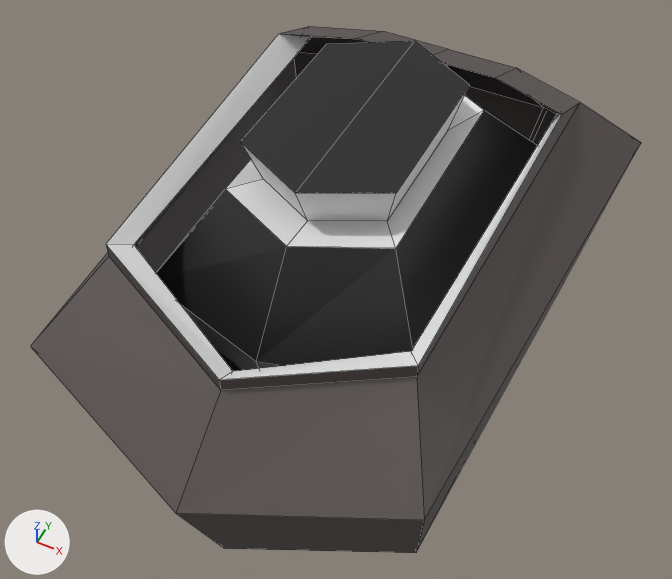
An edit to the Blender file AE Working models/tank.blend, drawn before and after from the same camera.
One viewpoint serves both versions: a 50 mm lens placed at (5.22, -11.1, 14.58), pointed at (0.09, -0.84, 1.76). Every picture has the same lights, and +X, +Y and +Z are marked at lower left. The picture after the commit comes second. Mesh edges are drawn as thin lines.
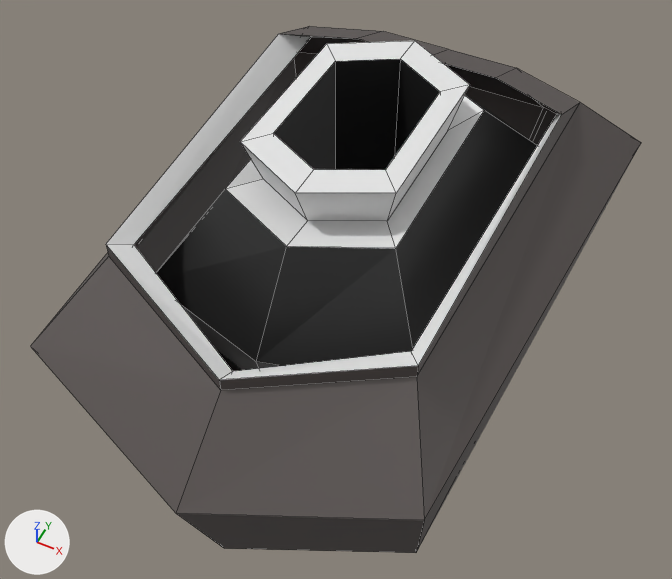
Diff of the bpy script that builds the scene:
```diff
--- a/AE Working models/tank.blend.py
+++ b/AE Working models/tank.blend.py
@@ me_cube_001 @@
 # used by ob_cube_001; location = (-0.07, 0.45, 0.47); scale = (1.04, 1.08, 3.51)
-me_cube_001.from_pydata(...)  # 36 vertices, 34 faces; spans x -2.46..2.45, y -3.57..4.04, z -0.15..1.23
+me_cube_001.from_pydata(...)  # 48 vertices, 46 faces; spans x -2.46..2.45, y -3.57..4.04, z -0.15..1.23
+# me_cube_001 part 1
+# 2 faces are deleted
+# 6 vertices are added at (-1.06, -0.99, 0.44), (-1.06, 1.12, 0.44), (-0.09, 1.67, 0.44), (0.89, 1.12, 0.44), (0.89, -0.99, 0.44), (-0.09, -1.46, 0.44)
+# 6 new vertices lie (0.0, 0.0, 0.79) away from vertices in x -1.06..0.89, y -1.46..1.67, z 0.44
+# 6 new faces join them, mat_teamcolor (white #e7e7e7)
+# 8 new faces join them, mat_material (black #1f1f1f)
 me_cube_001.materials.append(mat_teamcolor)
```

Boxes [x1, y1, x2, y2] around the edits, measured in the pictures (672 x 579 px):
part 1 of me_cube_001, cut back
    both: [240, 41, 470, 193]
